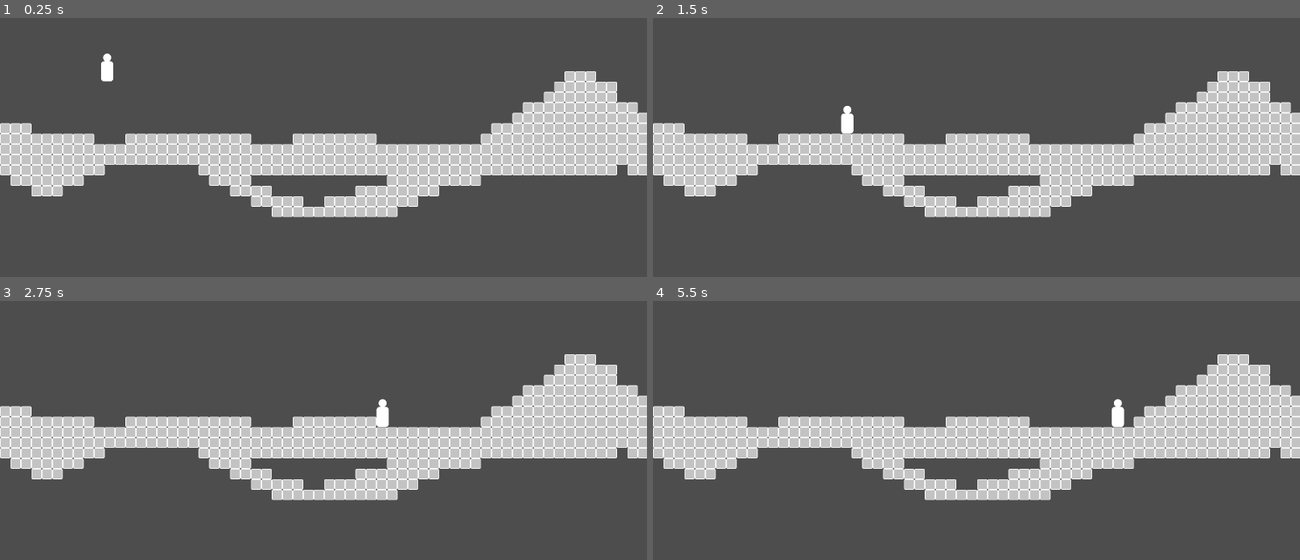
Above: before the commit, frames 1-4 (two rows, left to right).
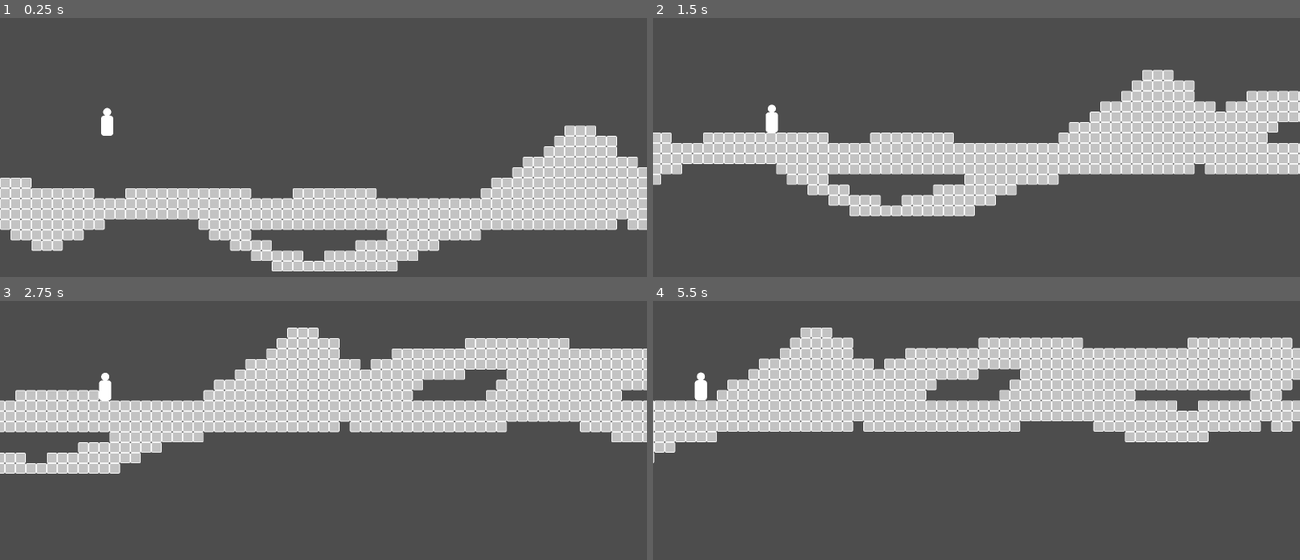
Above: after the commit, the same moments.

Repository: Yuna-Fr/AccessibilityGame
Game: Godot game, scene res://Scenes/Lvl_Platformer.tscn
Same seed, same stepped clock (60 frames per second), same inputs: the game is played once before the commit and once after it. This scene is started directly instead of the project's main scene.
Inputs:
- Up to frame 1 (0.25 s): no input
- Up to frame 2 (1.5 s): hold D (Move_Right) from 0.53 s (still down); tap W (Move_Up) at 0.77 s
- Up to frame 3 (2.75 s): tap W (Move_Up) at 1.52 s; release D (Move_Right) at 2.03 s; hold A (Move_Left) from 2.03 s (still down)
- Up to frame 4 (5.5 s): release A (Move_Left) at 2.78 s; hold D (Move_Right) 2.78-4.28 s; tap W (Move_Up) at 3.02, 3.77, 4.52 s; hold A (Move_Left) 4.28-5.03 s; hold D (Move_Right) from 5.03 s (still down)

The runs differ from the first frame. In frame 1, 37% of the frame differs, in the area x 0-100%, y 13-98%; in frame 2, 19%; in frame 3, 34%; in frame 4, 38%, in the area x 0-100%, y 10-77%.

Commit message:
code pas propre mais la limite est faite yay

Diff:
--- a/Prefabs/P_Platformer.tscn
+++ b/Prefabs/P_Platformer.tscn
@@ -19,3 +19,9 @@
 
 [node name="CollisionShape2D" type="CollisionShape2D" parent="." unique_id=706674740]
 shape = SubResource("CapsuleShape2D_giyi1")
+
+[node name="Camera2D" type="Camera2D" parent="." unique_id=1242600971]
+process_callback = 0
+limit_left = -910
+position_smoothing_enabled = true
+editor_draw_limits = true
--- a/Scenes/Lvl_Platformer.tscn
+++ b/Scenes/Lvl_Platformer.tscn
@@ -2,6 +2,7 @@
 
 [ext_resource type="PackedScene" uid="uid://2ep1y7t2h4xq" path="res://Prefabs/P_Platformer.tscn" id="1_6s8nc"]
 [ext_resource type="Texture2D" uid="uid://le33w3qehpme" path="res://Textures/Bloc.png" id="2_a4mmt"]
+[ext_resource type="Script" uid="uid://ctqgxexiw0bvf" path="res://Scripts/S_GameLimit.gd" id="3_tyrno"]
 
 [sub_resource type="TileSetAtlasSource" id="TileSetAtlasSource_tyrno"]
 texture = ExtResource("2_a4mmt")
@@ -17,6 +18,8 @@
 terrain_set_0/terrain_0/color = Color(0.5, 0.34375, 0.25, 1)
 sources/0 = SubResource("TileSetAtlasSource_tyrno")
 
+[sub_resource type="WorldBoundaryShape2D" id="WorldBoundaryShape2D_tyrno"]
+
 [node name="LvlPlatformer" type="Node2D" unique_id=1444876429]
 
 [node name="CharacterBody2D" parent="." unique_id=1800201190 instance=ExtResource("1_6s8nc")]
@@ -25,3 +28,12 @@
 [node name="TileMapLayer" type="TileMapLayer" parent="." unique_id=847284403]
 tile_map_data = PackedByteArray("AAD9/xcAAAAAAAAAAAD+/xcAAAAAAAAAAAD//xcAAAAAAAAAAAAAABcAAAAAAAAAAAABABcAAAAAAAAAAAACAB …(11680 unchanged characters)…
 tile_set = SubResource("TileSet_ujr35")
+
+[node name="GameLimit" type="AnimatableBody2D" parent="." unique_id=201376363 node_paths=PackedStringArray("player")]
+script = ExtResource("3_tyrno")
+player = NodePath("../CharacterBody2D")
+
+[node name="CollisionShape2D" type="CollisionShape2D" parent="GameLimit" unique_id=337792381]
+position = Vector2(0, 337)
+rotation = 1.5707964
+shape = SubResource("WorldBoundaryShape2D_tyrno")
--- /dev/null
+++ b/Scripts/S_GameLimit.gd
@@ -0,0 +1,16 @@
+extends AnimatableBody2D
+
+@export var player : CharacterBody2D
+
+var original_pos_x
+var new_pos_x
+
+func _ready() -> void:
+	original_pos_x = player.global_position.x
+	new_pos_x = original_pos_x
+
+func _physics_process(delta: float) -> void:
+	new_pos_x =  player.global_position.x
+	if new_pos_x > original_pos_x:
+		position.x += (new_pos_x - original_pos_x) - 0.475 #offset IDK why ; _ ;
+		original_pos_x = new_pos_x
--- a/Scripts/S_PersoPlatformer.gd
+++ b/Scripts/S_PersoPlatformer.gd
@@ -6,8 +6,23 @@
 @export var friction : float = 30
 @export var air_friction : float = 5
 
+@onready var cam = $Camera2D
+
+var original_pos_x
+var new_pos_x
+
+func _ready() -> void:
+	original_pos_x = self.global_position.x
+	new_pos_x = original_pos_x
+	#print(get_viewport().get_visible_rect().size)
+	#cam.limit_left = get_viewport().get_visible_rect().size.x
+	cam.limit_left = 0
 
 func _physics_process(delta: float) -> void:
+	new_pos_x =  self.global_position.x
+	if new_pos_x > original_pos_x:
+		cam.limit_left += new_pos_x - original_pos_x
+		original_pos_x = new_pos_x
 
 	if not is_on_floor():
 		velocity.y += gravity * 5
Not shown, added: Scripts/S_GameLimit.gd.uid
